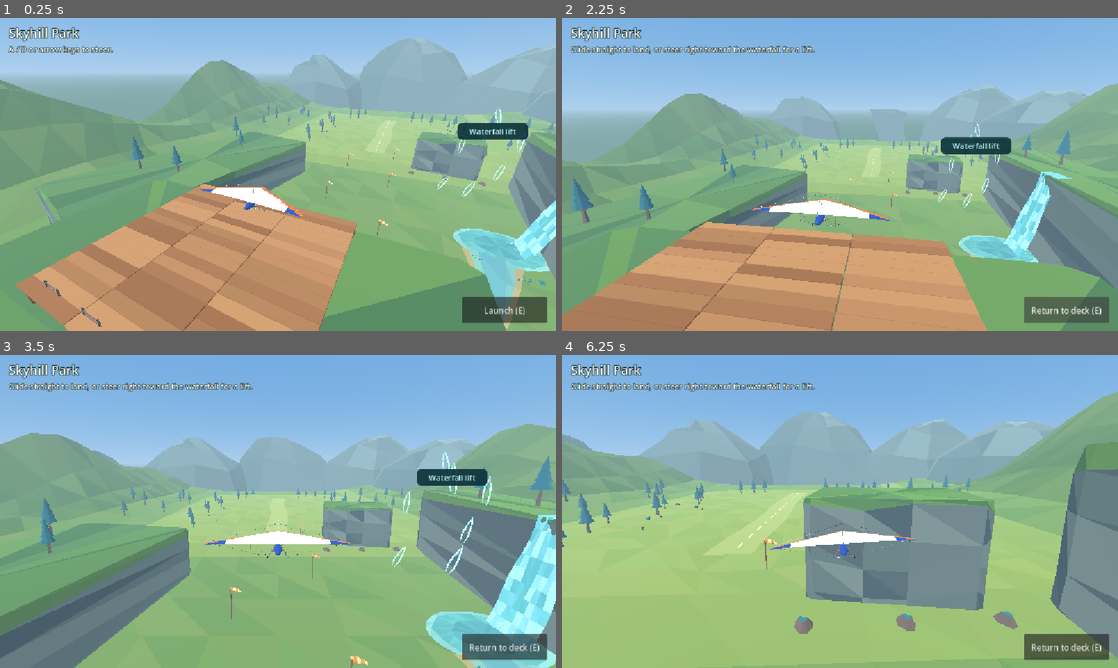
Above: before the commit, frames 1-4 (two rows, left to right).
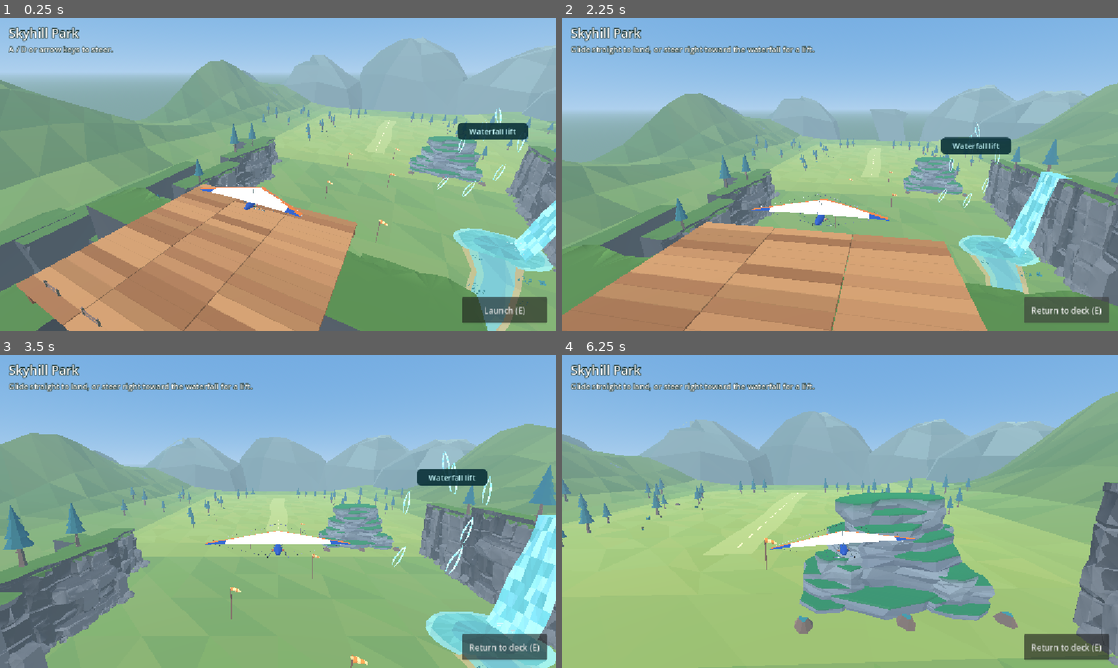
Above: after the commit, the same moments.

Repository: WillowbrookGame/willowbrook
Game: Godot game, scene res://game/skyhill/skyhill.tscn
The game is run twice, just before and just after one commit, with the same random seed, the same clock (stepped at 60 frames per second) and the same inputs. This scene is started directly instead of the project's main scene.
Inputs (mouse positions are in pixels of both pictures, inside the frame that each line leads up to):
- Up to frame 1 (0.25 s): no input
- Up to frame 2 (2.25 s): click "Launch (E)" at 0.5 s; tap Enter at 1.25 s; move the mouse to (962, 158) at 1.27 s; hold Right (ui_right) 1.28-2 s; tap E at 1.35 s; click (962, 158) at 1.42 s; tap Space at 1.52 s; click "Launch (E)" at 2 s
- Up to frame 3 (3.5 s): drag from (166, 527) to (250, 574) at 2.77 s
- Up to frame 4 (6.25 s): move the mouse to (895, 442) at 3.52 s; hold Right (ui_right) 3.53-4.25 s; tap P at 3.6 s; drag from (812, 574) to (673, 464) at 4.27 s; move the mouse to (1006, 558) at 5.02 s; hold Left (ui_left) 5.03-5.75 s; tap V at 5.1 s; tap Space at 5.27 s; drag from (673, 464) to (756, 433) at 5.77 s

The runs differ from the first frame. In frame 1, 8.9% of the frame differs, in the area x 0-100%, y 31-100%; in frame 2, 9.1%; in frame 3, 13%; in frame 4, 15%, in the area x 42-100%, y 27-100%.

Commit message:
Replace Skyhill's block cliffs with gray stylized rock faces

Diff:
--- a/game/skyhill/skyhill.tscn
+++ b/game/skyhill/skyhill.tscn
@@ -8,10 +8,6 @@
 [ext_resource type="PackedScene" path="res://game/skyhill/art/valley-grass.glb" id="valley"]
 [ext_resource type="PackedScene" path="res://game/skyhill/art/skyhill-creek.glb" id="creek"]
 [ext_resource type="PackedScene" path="res://game/skyhill/art/landing-field.glb" id="field"]
-[ext_resource type="PackedScene" path="res://game/skyhill/art/launch-bluff.glb" id="bluff"]
-[ext_resource type="PackedScene" path="res://game/skyhill/art/west-cliffs.glb" id="west"]
-[ext_resource type="PackedScene" path="res://game/skyhill/art/east-cliffs.glb" id="east"]
-[ext_resource type="PackedScene" path="res://game/skyhill/art/scenic-ridge.glb" id="ridge"]
 [ext_resource type="PackedScene" path="res://game/skyhill/art/cedar-launch-deck.glb" id="cedar"]
 [ext_resource type="PackedScene" path="res://game/skyhill/art/cascade-water.glb" id="falls"]
 [ext_resource type="PackedScene" path="res://game/skyhill/art/cascade-spray.glb" id="spray"]
@@ -25,6 +21,12 @@
 [ext_resource type="PackedScene" path="res://game/skyhill/art/flower_yellowA.glb" id="wildflower"]
 
 [ext_resource type="PackedScene" path="res://game/skyhill/art/plant_bushDetailed.glb" id="bush"]
+
+[ext_resource type="PackedScene" path="res://game/skyhill/art/stylized-cliffs/avramania/mdvl_nature_cliff_01.glb" id="grey01"]
+[ext_resource type="PackedScene" path="res://game/skyhill/art/stylized-cliffs/avramania/mdvl_nature_cliff_02.glb" id="grey02"]
+[ext_resource type="PackedScene" path="res://game/skyhill/art/stylized-cliffs/dr-special/Cliff_L_Rock_RockGrass_A.gltf" id="ridgeA"]
+[ext_resource type="PackedScene" path="res://game/skyhill/art/stylized-cliffs/dr-special/Cliff_L_Rock_RockGrass_B.gltf" id="ridgeB"]
+[ext_resource type="PackedScene" path="res://game/skyhill/art/stylized-cliffs/dr-special/Cliff_L_Rock_RockGrass_C.gltf" id="ridgeC"]
 
 [sub_resource type="BoxShape3D" id="Landing"]
 size = Vector3(92, 2, 105)
@@ -56,23 +58,8 @@
 [sub_resource type="BoxShape3D" id="Shape_LandingMeadow"]
 size = Vector3(94, 0.7, 107)
 
-[sub_resource type="BoxShape3D" id="Shape_LaunchHill"]
-size = Vector3(27, 26, 26)
-
 [sub_resource type="BoxShape3D" id="Shape_Deck"]
 size = Vector3(13, 1, 12)
-
-[sub_resource type="BoxShape3D" id="Shape_WestWall"]
-size = Vector3(28, 13, 67)
-
-[sub_resource type="BoxShape3D" id="Shape_EastWall"]
-size = Vector3(14, 23, 72)
-
-[sub_resource type="BoxShape3D" id="Shape_ScenicRidge"]
-size = Vector3(19, 13.5, 12)
-
-[sub_resource type="BoxShape3D" id="Shape_ScenicRidgeTop"]
-size = Vector3(19, 0.45, 12)
 
 [sub_resource type="StyleBoxFlat" id="Style_WaterfallGuide"]
 content_margin_left = 12.0
@@ -139,14 +126,6 @@
 [node name="Collision" type="CollisionShape3D" parent="Scenery/LandingMeadow"]
 shape = SubResource("Shape_LandingMeadow")
 
-[node name="LaunchHill" type="StaticBody3D" parent="Scenery"]
-position = Vector3(0, 9, 22)
-
-[node name="Art" parent="Scenery/LaunchHill" instance=ExtResource("bluff")]
-
-[node name="Collision" type="CollisionShape3D" parent="Scenery/LaunchHill"]
-shape = SubResource("Shape_LaunchHill")
-
 [node name="Deck" type="StaticBody3D" parent="Scenery"]
 position = Vector3(0, 22.6, 16)
 
@@ -172,39 +151,123 @@
 position = Vector3(4.5, 23.1, 21.9)
 scale = Vector3(1.1, 1.5, 1.1)
 
-[node name="WestWall" type="StaticBody3D" parent="Scenery"]
-position = Vector3(-40, 3, -24)
-rotation = Vector3(0, -0.2, 0)
-
-[node name="Art" parent="Scenery/WestWall" instance=ExtResource("west")]
-
-[node name="Collision" type="CollisionShape3D" parent="Scenery/WestWall"]
-shape = SubResource("Shape_WestWall")
-
-[node name="EastWall" type="StaticBody3D" parent="Scenery"]
-position = Vector3(44, 5, -33)
-rotation = Vector3(0, -0.1, 0)
-
-[node name="Art" parent="Scenery/EastWall" instance=ExtResource("east")]
-
-[node name="Collision" type="CollisionShape3D" parent="Scenery/EastWall"]
-shape = SubResource("Shape_EastWall")
-
-[node name="ScenicRidge" type="StaticBody3D" parent="Scenery"]
-position = Vector3(24, 4.5, -75)
-rotation = Vector3(0, -0.14, 0)
-
-[node name="Art" parent="Scenery/ScenicRidge" instance=ExtResource("ridge")]
-
-[node name="Collision" type="CollisionShape3D" parent="Scenery/ScenicRidge"]
-shape = SubResource("Shape_ScenicRidge")
-
-[node name="ScenicRidgeTop" type="StaticBody3D" parent="Scenery"]
-position = Vector3(24, 11.25, -75)
-rotation = Vector3(0, -0.14, 0)
-
-[node name="Collision" type="CollisionShape3D" parent="Scenery/ScenicRidgeTop"]
-shape = SubResource("Shape_ScenicRidgeTop")
+[node name="LaunchBluff" type="Node3D" parent="Scenery"]
+
+[node name="BluffFace0" parent="Scenery/LaunchBluff" instance=ExtResource("grey01")]
+position = Vector3(12.6, -1, 8.7)
+rotation_degrees = Vector3(0, 180, 0)
+scale = Vector3(3.6, 7.65, 6.0)
+
+[node name="BluffFace1" parent="Scenery/LaunchBluff" instance=ExtResource("grey02")]
+position = Vector3(-0.6, -1, 8.2)
+rotation_degrees = Vector3(0, 178, 0)
+scale = Vector3(3.6, 7.45, 6.0)
+
+[node name="BluffFace2" parent="Scenery/LaunchBluff" instance=ExtResource("grey02")]
+position = Vector3(13.5, -1, 35)
+rotation_degrees = Vector3(0, 90, 0)
+scale = Vector3(6.4, 7.15, 5.2)
+
+[node name="BluffFace3" parent="Scenery/LaunchBluff" instance=ExtResource("grey01")]
+position = Vector3(-13, -1, 9)
+rotation_degrees = Vector3(0, -90, 0)
+scale = Vector3(6.4, 7.2, 5.6)
+
+[node name="BluffFace4" parent="Scenery/LaunchBluff" instance=ExtResource("grey01")]
+position = Vector3(-13, -1, 35)
+rotation_degrees = Vector3(0, 0, 0)
+scale = Vector3(6.5, 7.25, 6.0)
+
+[node name="WestCliffs" type="Node3D" parent="Scenery"]
+
+[node name="WestFace0" parent="Scenery/WestCliffs" instance=ExtResource("grey02")]
+position = Vector3(-29, -1, 8)
+rotation_degrees = Vector3(0, 99, 0)
+scale = Vector3(4.0, 2.4, 5.1)
+
+[node name="WestFace1" parent="Scenery/WestCliffs" instance=ExtResource("grey01")]
+position = Vector3(-27.2, -1, -7.7)
+rotation_degrees = Vector3(0, 86, 0)
+scale = Vector3(4.55, 3.45, 6.0)
+
+[node name="WestFace2" parent="Scenery/WestCliffs" instance=ExtResource("grey02")]
+position = Vector3(-28.8, -1, -25.7)
+rotation_degrees = Vector3(0, 82, 0)
+scale = Vector3(4.52, 3.65, 6.4)
+
+[node name="WestFace3" parent="Scenery/WestCliffs" instance=ExtResource("grey01")]
+position = Vector3(-31.4, -1, -42.9)
+rotation_degrees = Vector3(0, 92, 0)
+scale = Vector3(4.0, 3.07, 7.2)
+
+[node name="WestFace4" parent="Scenery/WestCliffs" instance=ExtResource("grey02")]
+position = Vector3(-32.5, -1, -57)
+rotation_degrees = Vector3(0, 161, 0)
+scale = Vector3(4.2, 2.55, 7.5)
+
+[node name="WestFace5" parent="Scenery/WestCliffs" instance=ExtResource("grey01")]
+position = Vector3(-48, -1, 8)
+rotation_degrees = Vector3(0, -88, 0)
+scale = Vector3(7.6, 3.4, 6.1)
+
+[node name="WestFace6" parent="Scenery/WestCliffs" instance=ExtResource("grey02")]
+position = Vector3(-48, -1, -21)
+rotation_degrees = Vector3(0, -86, 0)
+scale = Vector3(9.3, 3.35, 6.5)
+
+[node name="EastCliffs" type="Node3D" parent="Scenery"]
+
+[node name="WaterfallCliff0" parent="Scenery/EastCliffs" instance=ExtResource("grey01")]
+position = Vector3(38.1, -1, -66)
+rotation_degrees = Vector3(0, -90, 0)
+scale = Vector3(4.25, 4.72, 5.0)
+
+[node name="WaterfallCliff1" parent="Scenery/EastCliffs" instance=ExtResource("grey02")]
+position = Vector3(36.9, -1, -50)
+rotation_degrees = Vector3(0, -90, 0)
+scale = Vector3(4.25, 5.34, 5.0)
+
+[node name="WaterfallCliff2" parent="Scenery/EastCliffs" instance=ExtResource("grey01")]
+position = Vector3(36.3, -1, -33)
+rotation_degrees = Vector3(0, -90, 0)
+scale = Vector3(4.25, 5.82, 5.0)
+
+[node name="WaterfallCliff3" parent="Scenery/EastCliffs" instance=ExtResource("grey02")]
+position = Vector3(37.4, -1, -16)
+rotation_degrees = Vector3(0, -90, 0)
+scale = Vector3(4.25, 5.14, 5.0)
+
+[node name="WaterfallCliff4" parent="Scenery/EastCliffs" instance=ExtResource("grey01")]
+position = Vector3(40.7, -1, 1)
+rotation_degrees = Vector3(0, -90, 0)
+scale = Vector3(4.25, 4.3, 5.0)
+
+[node name="ScenicRidge" type="Node3D" parent="Scenery"]
+
+[node name="RidgeStone0" parent="Scenery/ScenicRidge" instance=ExtResource("ridgeC")]
+position = Vector3(22, 3.1, -75)
+rotation_degrees = Vector3(0, -12, 0)
+scale = Vector3(5.1, 4.4, 4.6)
+
+[node name="RidgeStone1" parent="Scenery/ScenicRidge" instance=ExtResource("ridgeB")]
+position = Vector3(25, 7.5, -75)
+rotation_degrees = Vector3(0, 21, 0)
+scale = Vector3(5.2, 4.5, 4.6)
+
+[node name="RidgeStone2" parent="Scenery/ScenicRidge" instance=ExtResource("ridgeA")]
+position = Vector3(29, 3.5, -77)
+rotation_degrees = Vector3(0, 48, 0)
+scale = Vector3(4.0, 4.7, 3.9)
+
+[node name="RidgeStone3" parent="Scenery/ScenicRidge" instance=ExtResource("ridgeA")]
+position = Vector3(17, 1.9, -72)
+rotation_degrees = Vector3(0, -24, 0)
+scale = Vector3(2.5, 3.3, 2.5)
+
+[node name="RidgeStone4" parent="Scenery/ScenicRidge" instance=ExtResource("ridgeC")]
+position = Vector3(30, 1.3, -70)
+rotation_degrees = Vector3(0, 4, 0)
+scale = Vector3(2.3, 2.4, 2.1)
 
 [node name="Waterfall" type="Node3D" parent="Scenery"]
 position = Vector3(34, 7.5, -32)
@@ -465,42 +528,42 @@
 scale = Vector3(4.84, 4.84, 4.84)
 
 [node name="Pine20" parent="Scenery/Woodland" instance=ExtResource("pine")]
-position = Vector3(-37, 9.5, -38)
+position = Vector3(-30, 9.33, -12)
 rotation = Vector3(0, 2.22, 0)
 scale = Vector3(3.82, 3.82, 3.82)
 
 [node name="Pine21" parent="Scenery/Woodland" instance=ExtResource("pine")]
-position = Vector3(-47, 9.5, -49)
+position = Vector3(-34, 9.97, -40)
 rotation = Vector3(0, -2.24, 0)
 scale = Vector3(5.09, 5.09, 5.09)
 
 [node name="Pine22" parent="Scenery/Woodland" instance=ExtResource("pine")]
-position = Vector3(-49, 9.5, -11)
+position = Vector3(-35, 9.97, -32)
 rotation = Vector3(0, 1.83, 0)
 scale = Vector3(5.67, 5.67, 5.67)
 
 [node name="Pine23" parent="Scenery/Woodland" instance=ExtResource("pine")]
-position = Vector3(-39, 9.5, -14)
+position = Vector3(-31, 3.85, -2)
 rotation = Vector3(0, -2.67, 0)
 scale = Vector3(4.67, 4.67, 4.67)
 
 [node name="Pine24" parent="Scenery/Woodland" instance=ExtResource("pine")]
-position = Vector3(43, 16.5, -52)
+position = Vector3(41, 13.16, -52)
 rotation = Vector3(0, -1.43, 0)
 scale = Vector3(4.39, 4.39, 4.39)
 
 [node name="Pine25" parent="Scenery/Woodland" instance=ExtResource("pine")]
-position = Vector3(46, 16.5, -43)
+position = Vector3(40, 15.05, -37)
 rotation = Vector3(0, 2.23, 0)
 scale = Vector3(5.70, 5.70, 5.70)
 
 [node name="Pine26" parent="Scenery/Woodland" instance=ExtResource("pine")]
-position = Vector3(43, 16.5, -23)
+position = Vector3(40, 16.46, -21)
 rotation = Vector3(0, -1.26, 0)
 scale = Vector3(4.11, 4.11, 4.11)
 
 [node name="Pine27" parent="Scenery/Woodland" instance=ExtResource("pine")]
-position = Vector3(47, 16.5, -15)
+position = Vector3(42, 14.45, -11)
 rotation = Vector3(0, 0.55, 0)
 scale = Vector3(4.26, 4.26, 4.26)
 
--- a/game/skyhill/test_skyhill_flight.gd
+++ b/game/skyhill/test_skyhill_flight.gd
@@ -37,6 +37,13 @@
 	var basin := terrain_space.intersect_ray(PhysicsRayQueryParameters3D.create(Vector3(30, 4, -30), Vector3(30, -8, -30), 1))
 	check(not basin.is_empty() and absf(basin.position.y + 1.0) < 0.05, "Creek basin must stay below the course")
 	check(level.get_node("Scenery/Creek").scene_file_path.ends_with(".glb"), "Creek should be an independently editable art asset")
+	for cliff_group in ["LaunchBluff", "WestCliffs", "EastCliffs", "ScenicRidge"]:
+		var cliff: Node3D = level.get_node("Scenery/" + cliff_group)
+		for piece in cliff.get_children():
+			check(not piece.find_children("*", "CollisionShape3D", true, false).is_empty(), "Missing mesh collision on %s" % piece.name)
+	# Test a lateral approach toward the west face without expecting a rectangle.
+	var wall := terrain_space.intersect_ray(PhysicsRayQueryParameters3D.create(Vector3(-18, 4, -37), Vector3(-46, 4, -37), 1))
+	check(not wall.is_empty() and level.get_node("Scenery/WestCliffs").is_ancestor_of(wall.collider), "West cliff face should stop a lateral flight")
 	check_facing(level)
 	check(level.state == level.State.DECK, "Should start on the deck")
 	check(level.get_node("Glider/RiderAnchor").get_child_count() == 1, "Rider did not load")
Not shown, added: game/skyhill/art/stylized-cliffs/avramania/LICENSE.txt
Binary file added: game/skyhill/art/stylized-cliffs/avramania/mdvl_nature_cliff_01.glb
Binary file added: game/skyhill/art/stylized-cliffs/avramania/mdvl_nature_cliff_02.glb
Binary file added: game/skyhill/art/stylized-cliffs/dr-special/Cliff_L_Rock_RockGrass_A.bin
Not shown, added: game/skyhill/art/stylized-cliffs/dr-special/Cliff_L_Rock_RockGrass_A.gltf
Binary file added: game/skyhill/art/stylized-cliffs/dr-special/Cliff_L_Rock_RockGrass_B.bin
Not shown, added: game/skyhill/art/stylized-cliffs/dr-special/Cliff_L_Rock_RockGrass_B.gltf
Binary file added: game/skyhill/art/stylized-cliffs/dr-special/Cliff_L_Rock_RockGrass_C.bin
Not shown, added: game/skyhill/art/stylized-cliffs/dr-special/Cliff_L_Rock_RockGrass_C.gltf
Not shown, added: game/skyhill/art/stylized-cliffs/dr-special/LICENSE.txt
Binary file added: game/skyhill/art/stylized-cliffs/dr-special/RockAtlas.png
Not shown, changed: THIRD_PARTY_ART.md
(and 1 more such lines)
